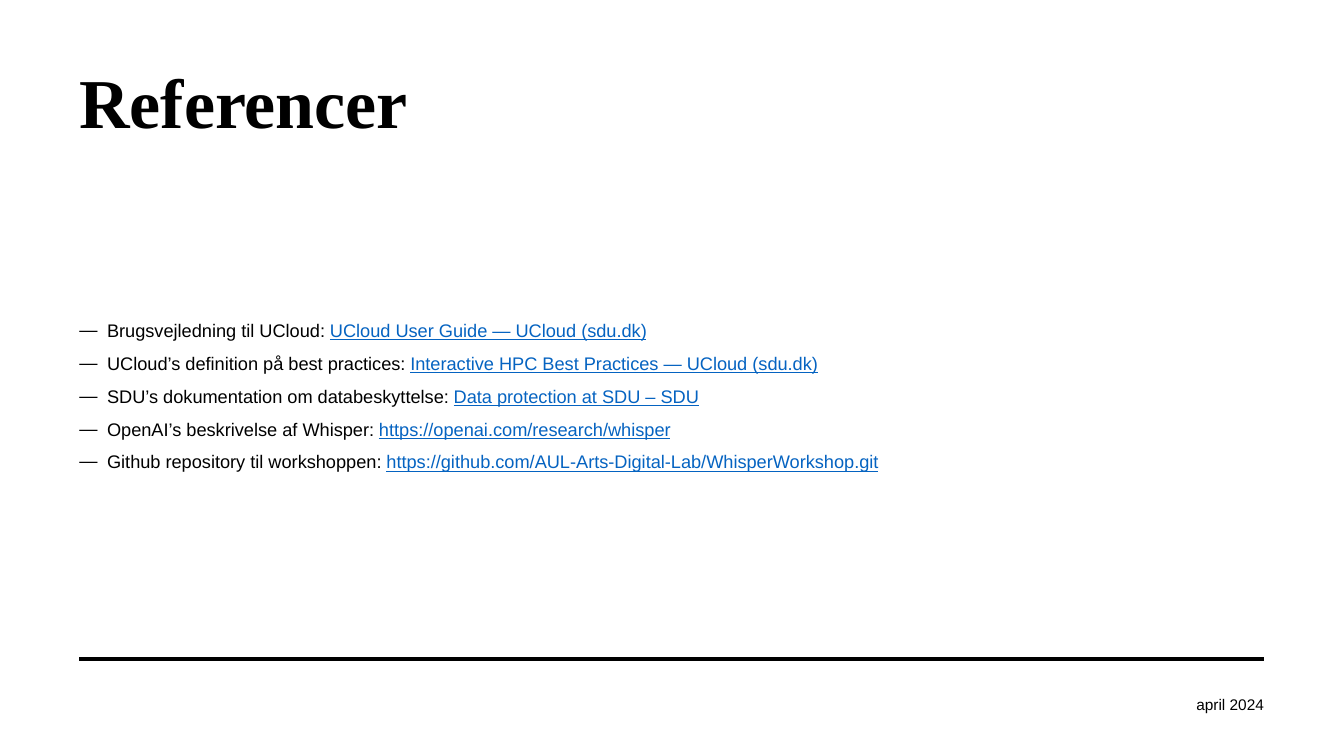
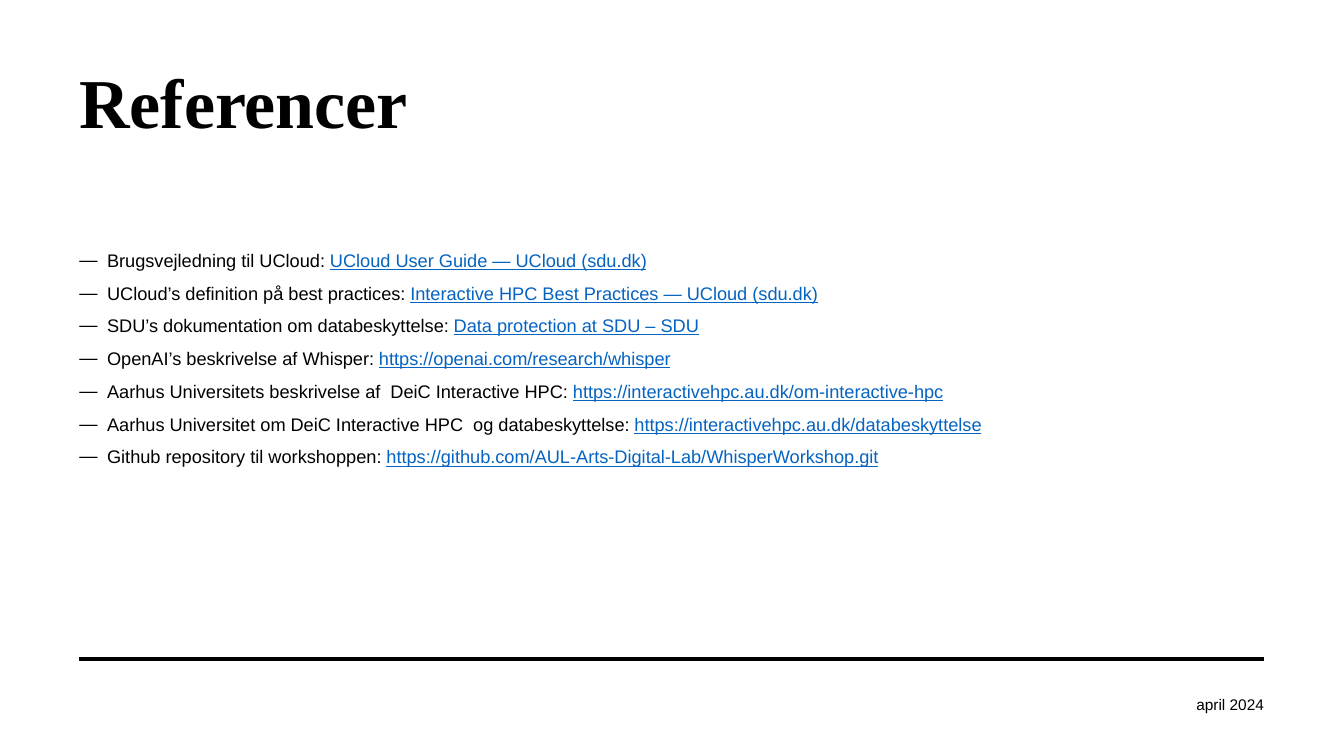
Before and after one commit to AUL-BSS-Datalab/FraTaleTilTekst, a slide deck: slide 10 of Slides/WhisperPowerPoint_da.pptx (slide 8 before the commit). Drawn at 1344x756 pixels with LibreOffice and Linux fonts; fonts in the diff are those of the drawing; background and template pictures are left out. Boxes give left, top, right and bottom in pixels: in the first picture for what was removed or moved away, otherwise in the second. Text is boxed around its words. In the diff, an @@ line names an element or a change of style, - is before the commit and + after.

```diff
--- a/Slides/WhisperPowerPoint_da.pptx
+++ b/Slides/WhisperPowerPoint_da.pptx
@@ text "Brugsvejledning til UCloud: UCloud User ...": place and size @@
-text "Brugsvejledning til UCloud: UCloud User ..." at box(107, 323, 878, 472)
+text "Brugsvejledning til UCloud: UCloud User ..." at box(107, 253, 981, 467)
@@ text at box(107, 384, 981, 435): paragraphs added @@
+― Aarhus Universitets beskrivelse af DeiC Interactive HPC: https://interactivehpc.au.dk/om-interactive-hpc
+― Aarhus Universitet om DeiC Interactive HPC og databeskyttelse: https://interactivehpc.au.dk/databeskyttelse
```
Also in this commit, not shown: 2 other slides changed, 2 slides added.
